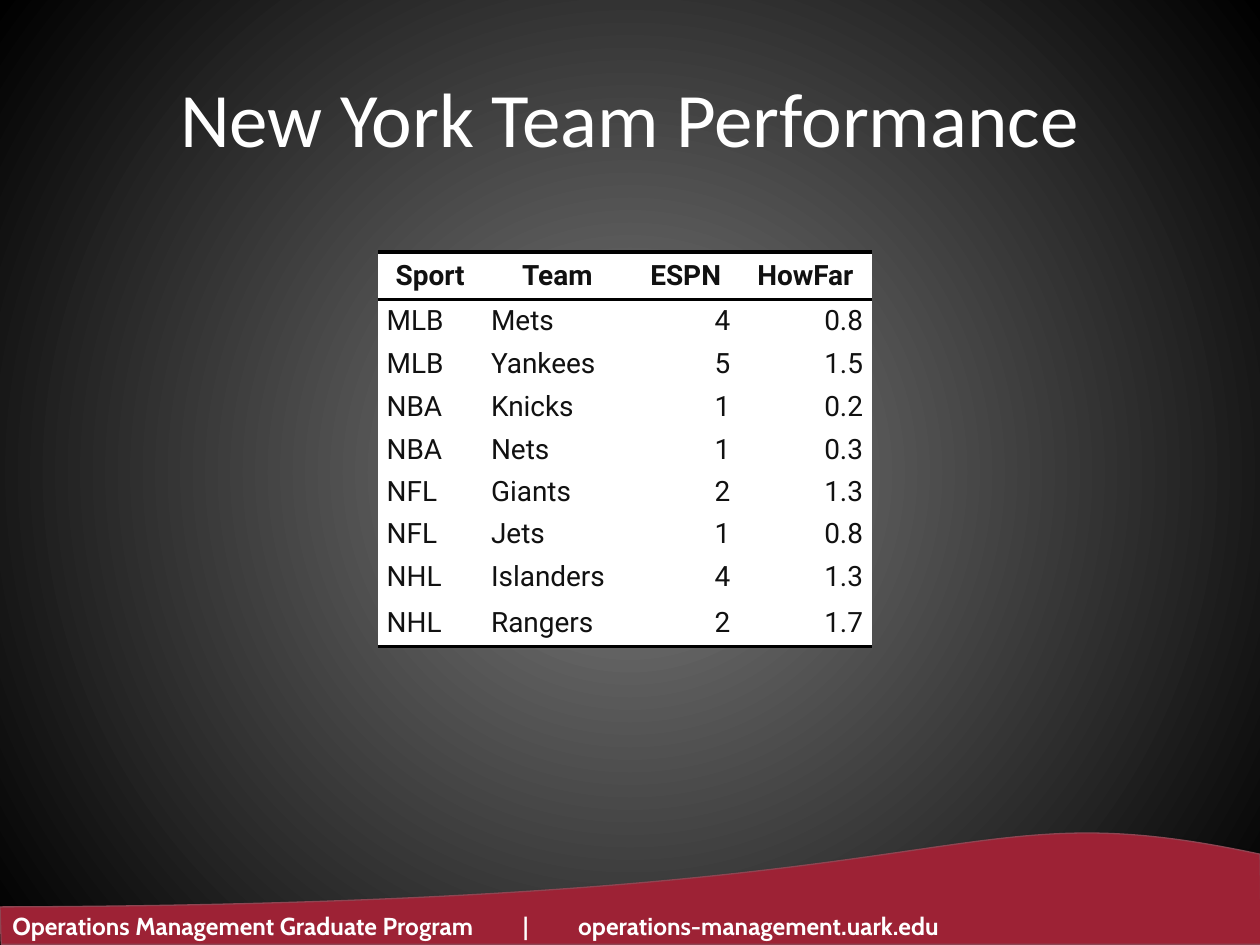
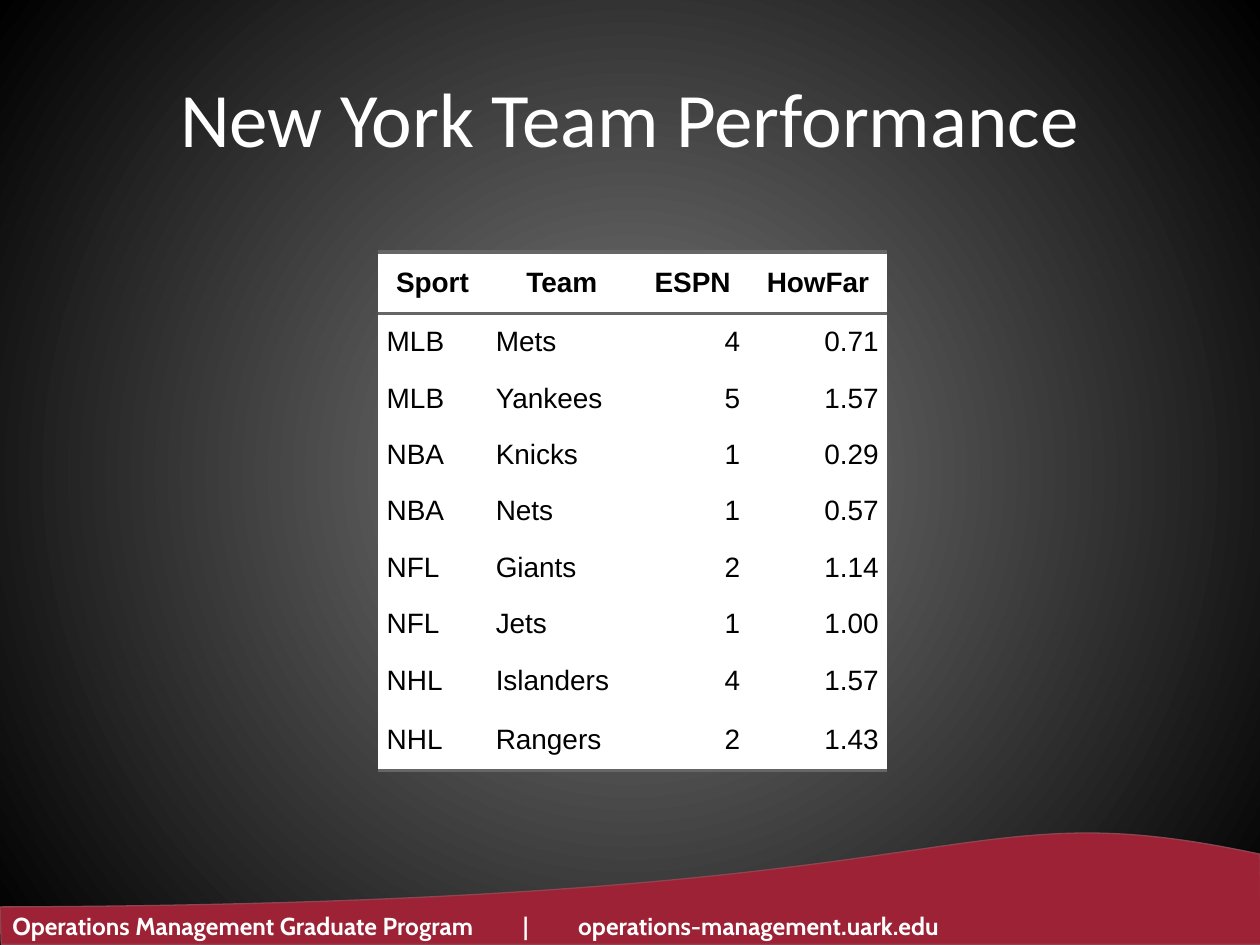
Before and after one commit to ltwalt/espnsports, a slide deck: slide 24 of Before Slide Moves - U of Ark.pptx (slide 31 before the commit). Drawn at 1260x945 pixels with LibreOffice and Linux fonts; fonts in the diff are those of the drawing; background and template pictures are left out. Boxes give left, top, right and bottom in pixels: in the first picture for what was removed or moved away, otherwise in the second. Text is boxed around its words. In the diff, an @@ line names an element or a change of style, - is before the commit and + after.

```diff
--- a/Before Slide Moves - U of Ark.pptx
+++ b/Before Slide Moves - U of Ark.pptx
@@ table at box(378, 252, 888, 758) @@
-row 2, column 4: 0.8
+row 2, column 4: 0.71
-row 3, column 4: 1.5
+row 3, column 4: 1.57
-row 4, column 4: 0.2
+row 4, column 4: 0.29
-row 5, column 4: 0.3
+row 5, column 4: 0.57
-row 6, column 4: 1.3
+row 6, column 4: 1.14
-row 7, column 4: 0.8
+row 7, column 4: 1.00
-row 8, column 4: 1.3
+row 8, column 4: 1.57
-row 9, column 4: 1.7
+row 9, column 4: 1.43
@@ font Roboto to Arial, text colour #111111 to #000000 in "Sport", "Team", "ESPN", "HowFar" and 24 more places @@
@@ more space between paragraphs @@
@@ borders changed @@
@@ table: place and size @@
-table at box(378, 252, 872, 642)
+table at box(378, 252, 888, 758)
```
Also in this commit, not shown: 16 other slides changed, 2 slides added, 9 slides removed, 5 other files.
